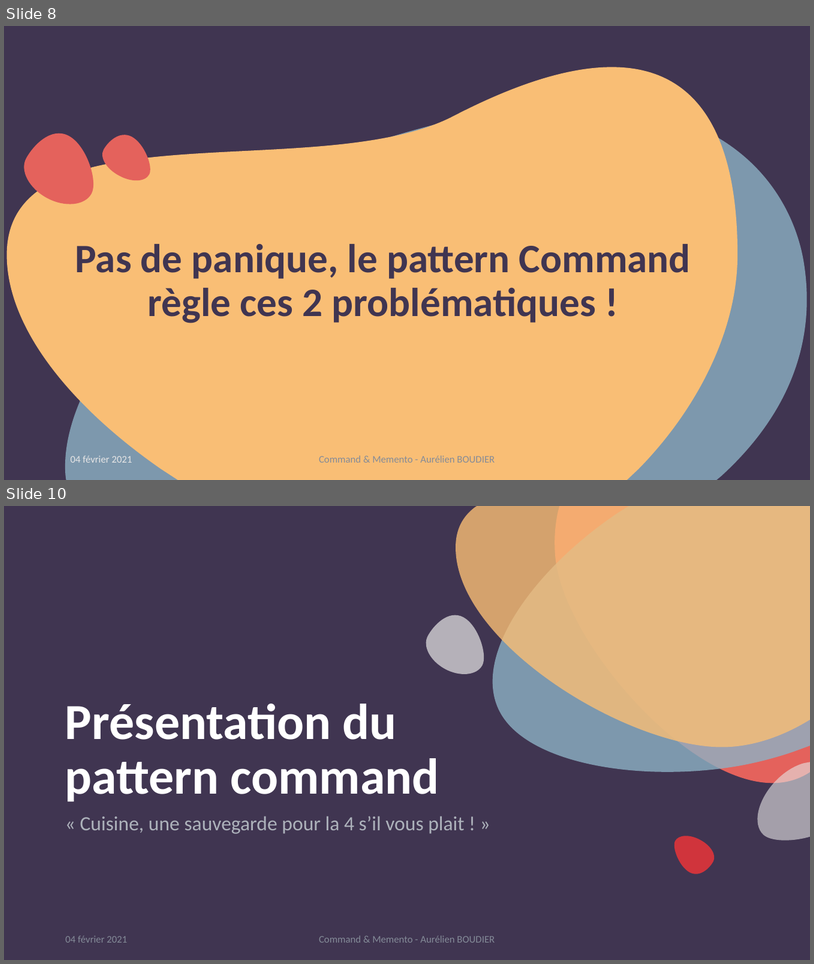
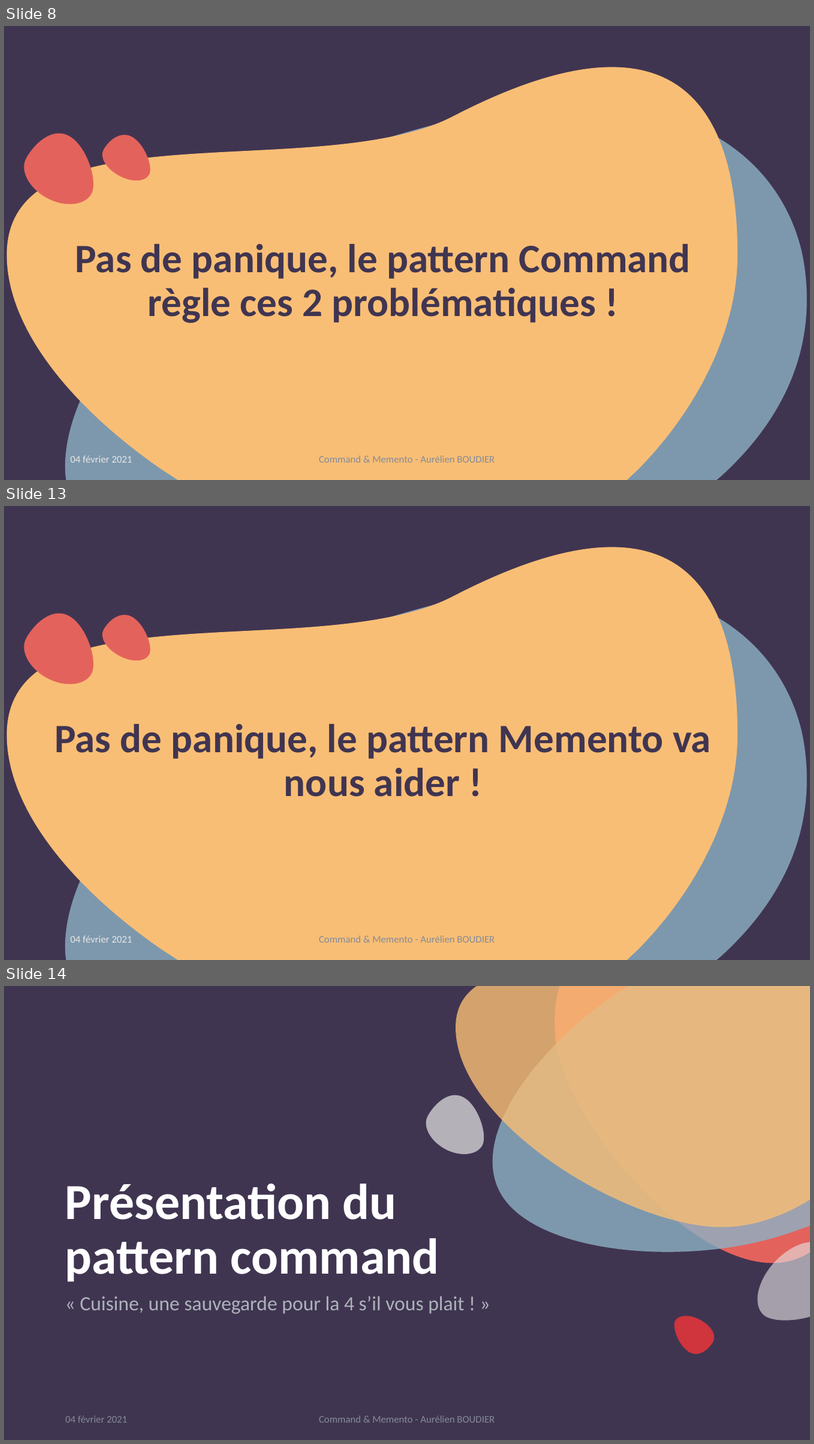
Before and after one commit to kyweez/CDA-14-DESIGN-PATTERN, a slide deck: 01-Powerpoint-presentation/PowerpointPresentation.pptx. Shown one above the other, each under a label of ours: slides 8 and 10 before the commit, slides 8, 13 and 14 after it; the slides between them are not shown. The pictures are 814x964 and 814x1444 pixels, drawn with LibreOffice and Linux fonts; fonts in the diff are those of the drawing. Boxes give left, top, right and bottom in pixels: in the first picture for what was removed or moved away, otherwise in the second. Text is boxed around its words. In the diff, an @@ line names an element or a change of style, - is before the commit and + after.

Commit message:
Commnand pattern / ppt in progress

```diff
--- a/01-Powerpoint-presentation/PowerpointPresentation.pptx
+++ b/01-Powerpoint-presentation/PowerpointPresentation.pptx
@@ slide 13 added at <box>4,506,810,960</box>, background #403551; not listed: 4 template elements that a slide beside it also shows @@
@@ text added at <box>54,724,711,796</box>, 48 pt, text #403551, bold @@
+Pas de panique, le pattern Memento va nous aider !
@@ text added at <box>71,935,132,942</box>, 12 pt, text #E7E6E6 @@
+04 février 2021
@@ text added at <box>319,935,495,942</box>, 12 pt, text #848B98 @@
+Command & Memento - Aurélien BOUDIER
@@ what was slide 10 is now slide 14 @@
```
Also in this commit, not shown: 2 slides changed, 4 other slides added.
